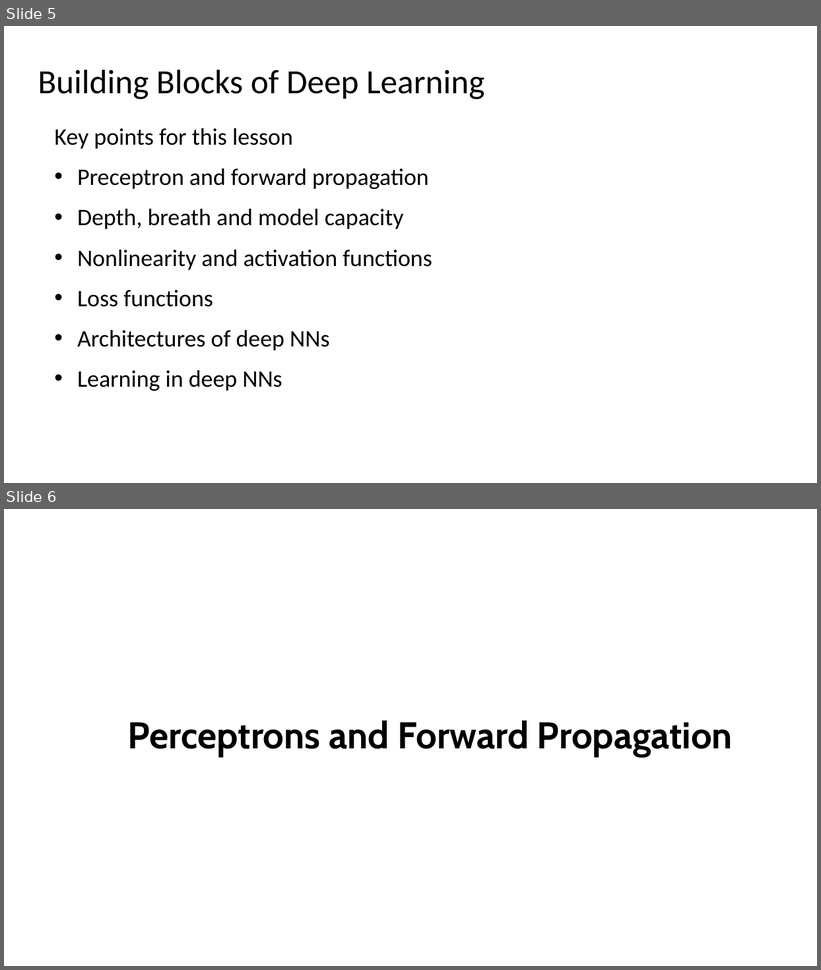
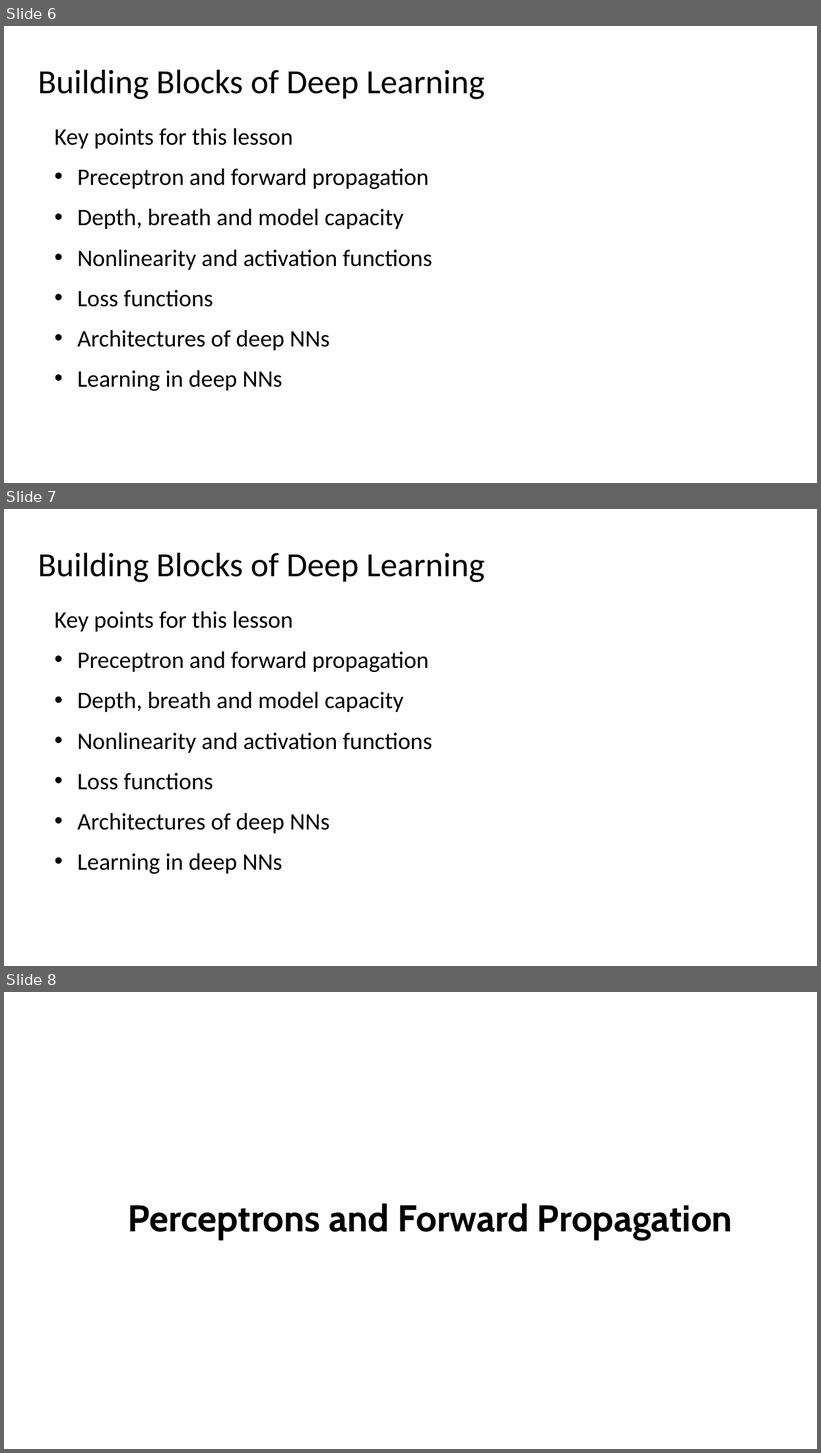
Before and after one commit to StephenElston/CSCI-E25, a slide deck: Slides/5_BuildingBlocksOfDeepLearning.pptx. Shown one above the other, each under a label of ours: slides 5 and 6 before the commit, slides 6, 7 and 8 after it. The pictures are 821x970 and 821x1453 pixels, drawn with LibreOffice and Linux fonts; fonts in the diff are those of the drawing. Boxes give left, top, right and bottom in pixels: in the first picture for what was removed or moved away, otherwise in the second. Text is boxed around its words. In the diff, an @@ line names an element or a change of style, - is before the commit and + after.

```diff
--- a/Slides/5_BuildingBlocksOfDeepLearning.pptx
+++ b/Slides/5_BuildingBlocksOfDeepLearning.pptx
@@ slide 7 added at [4,509,817,966], background #FFFFFF @@
@@ title added at [38,553,484,582], 40 pt, text #000000 @@
+Building Blocks of Deep Learning
@@ text added at [54,611,432,874], 28 pt, text #000000 @@
+Key points for this lesson
+• Preceptron and forward propagation
+• Depth, breath and model capacity
+• Nonlinearity and activation functions
+• Loss functions
+• Architectures of deep NNs
+• Learning in deep NNs
@@ what was slide 5 is now slide 6 @@
@@ what was slide 6 is now slide 8 @@
```
Also in this commit, not shown: 1 slide changed, 1 other slide added.
